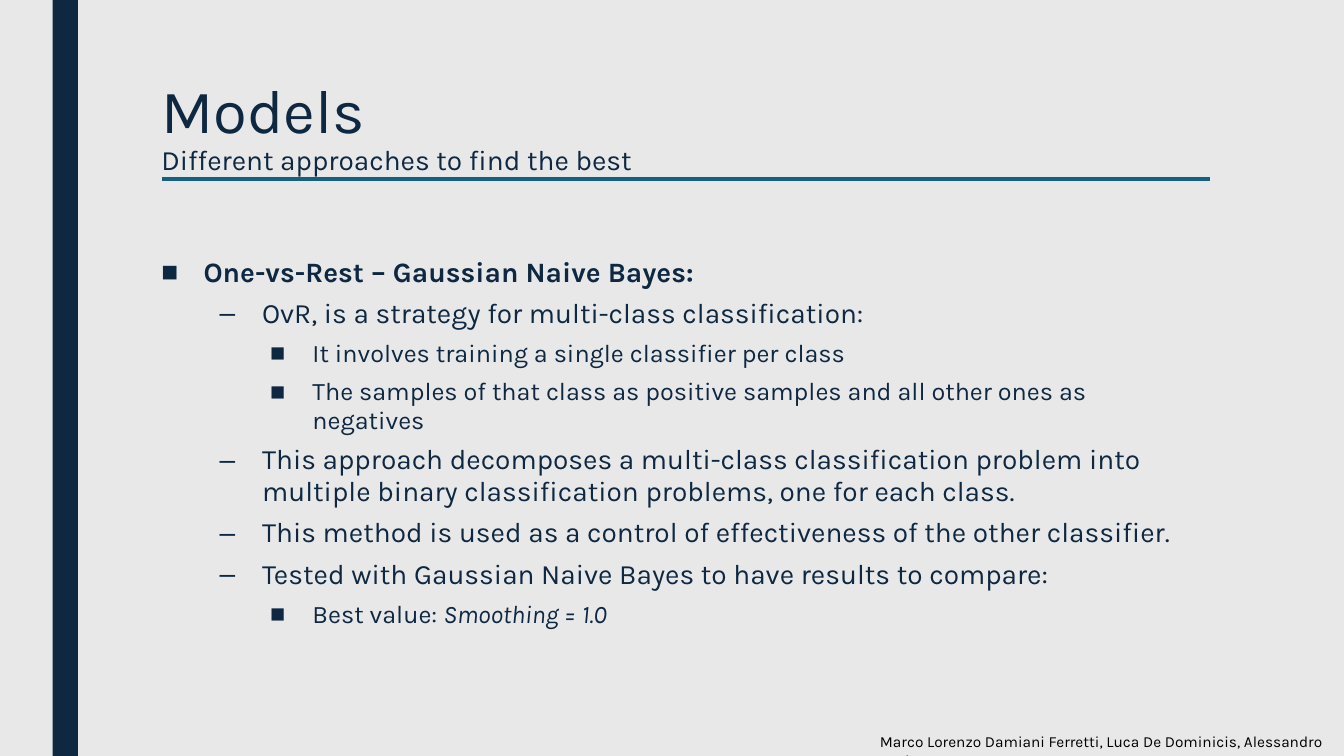
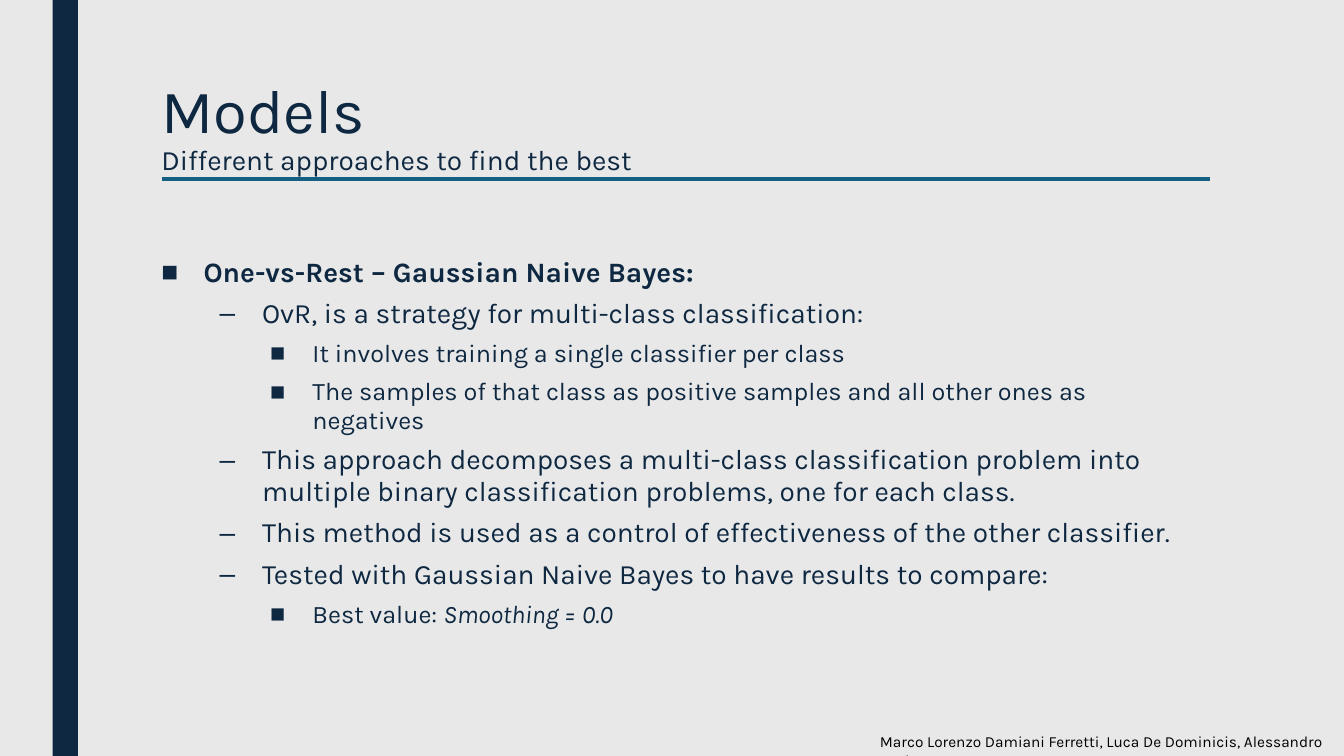
Before and after one commit to luca-de-dominicis/Big_Data_Analytics, a slide deck: slide 9 of BDA-Presentation.pptx. Drawn at 1344x756 pixels with LibreOffice and Linux fonts; fonts in the diff are those of the drawing. Boxes give left, top, right and bottom in pixels: in the first picture for what was removed or moved away, otherwise in the second. Text is boxed around its words. In the diff, an @@ line names an element or a change of style, - is before the commit and + after.

```diff
--- a/BDA-Presentation.pptx
+++ b/BDA-Presentation.pptx
@@ text at (312,605,613,629): text changed @@
-    ■ Best value: Smoothing = 1.0
+    ■ Best value: Smoothing = 0.0
```
Also in this commit, not shown: 9 other slides changed.
